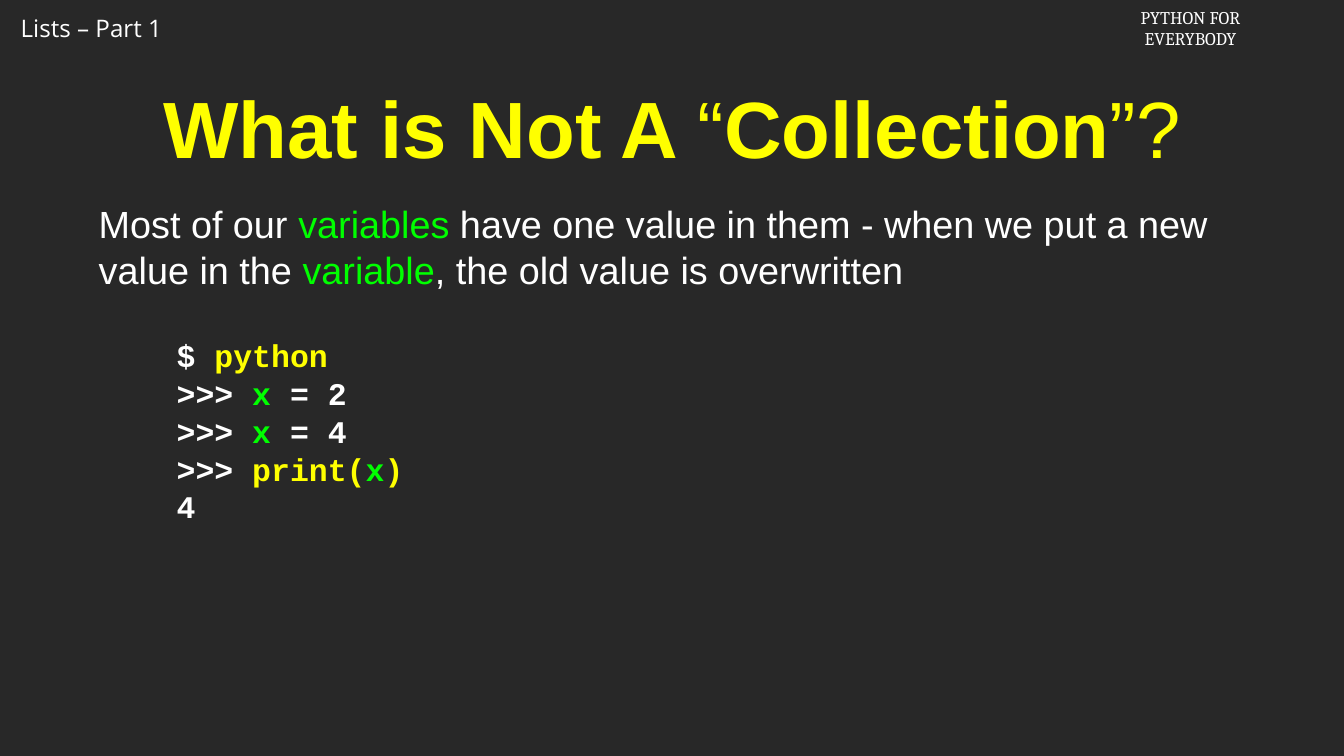
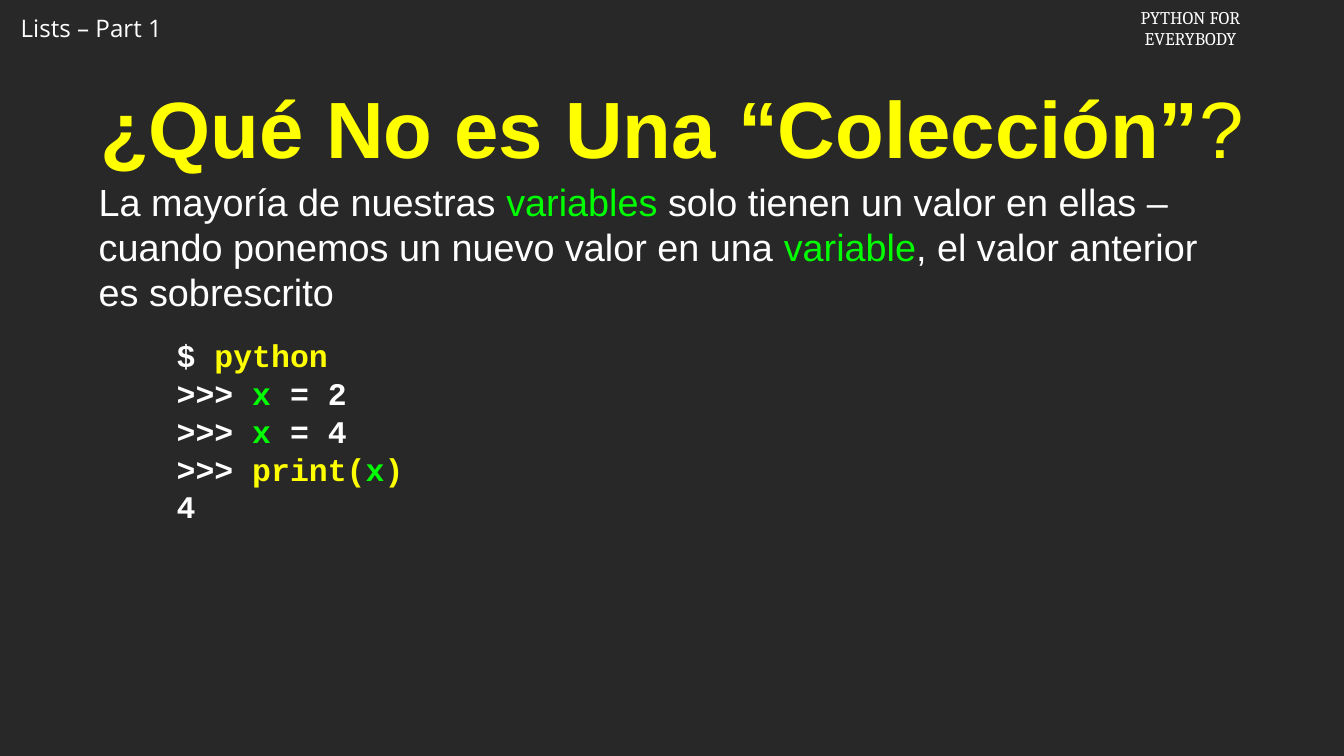
Before and after one commit to csev/py4e, a slide deck: slide 3 of ai/8.1.pptx. Drawn at 1344x756 pixels with LibreOffice and Linux fonts; fonts in the diff are those of the drawing; background and template pictures are left out. Boxes give left, top, right and bottom in pixels: in the first picture for what was removed or moved away, otherwise in the second. Text is boxed around its words. In the diff, an @@ line names an element or a change of style, - is before the commit and + after.

```diff
--- a/ai/8.1.pptx
+++ b/ai/8.1.pptx
@@ title at [100, 99, 1244, 173]: text changed @@
-What is Not A “Collection”?
+¿Qué No es Una “Colección”?
@@ text at [99, 188, 1197, 307]: text changed @@
-Most of our variables have one value in them - when we put a new value in the variable, the old value is overwritten
+La mayoría de nuestras variables solo tienen un valor en ellas – cuando ponemos un nuevo valor en una variable, el valor anterior es sobrescrito
```
Also in this commit, not shown: 11 other slides changed.
